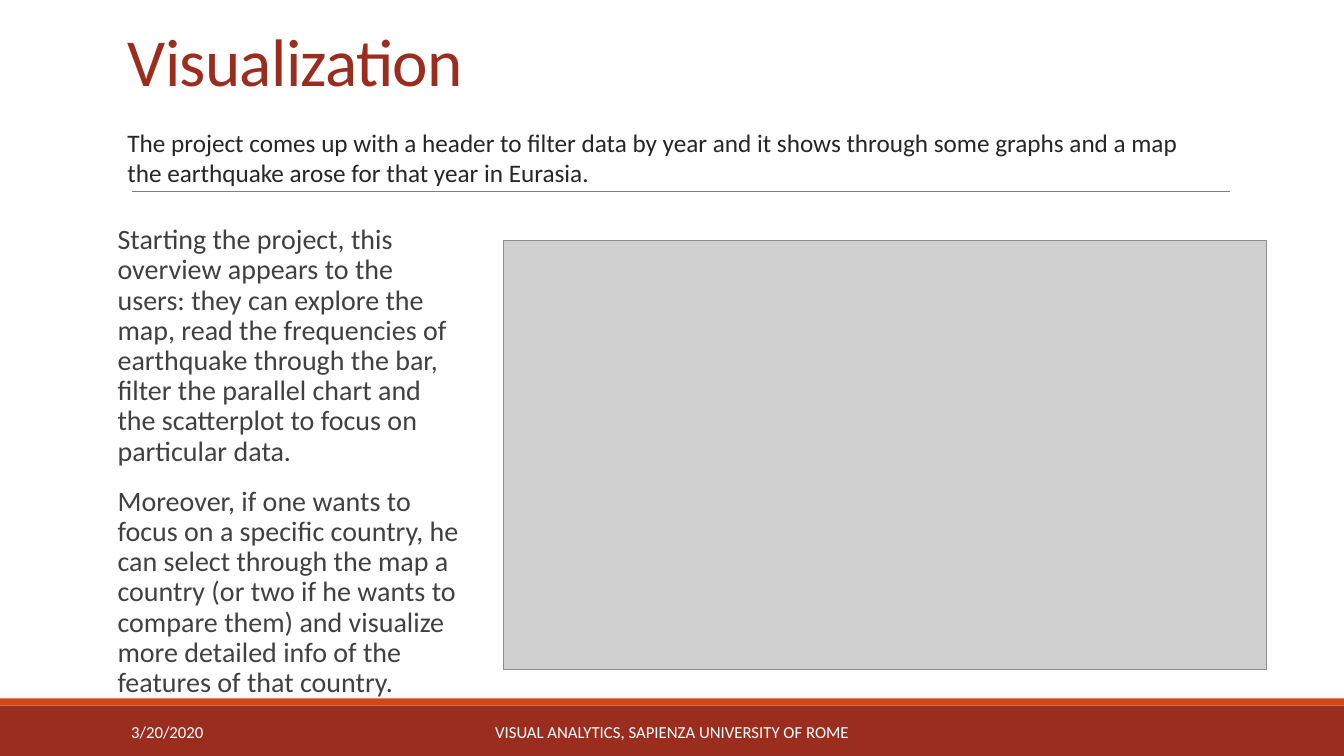
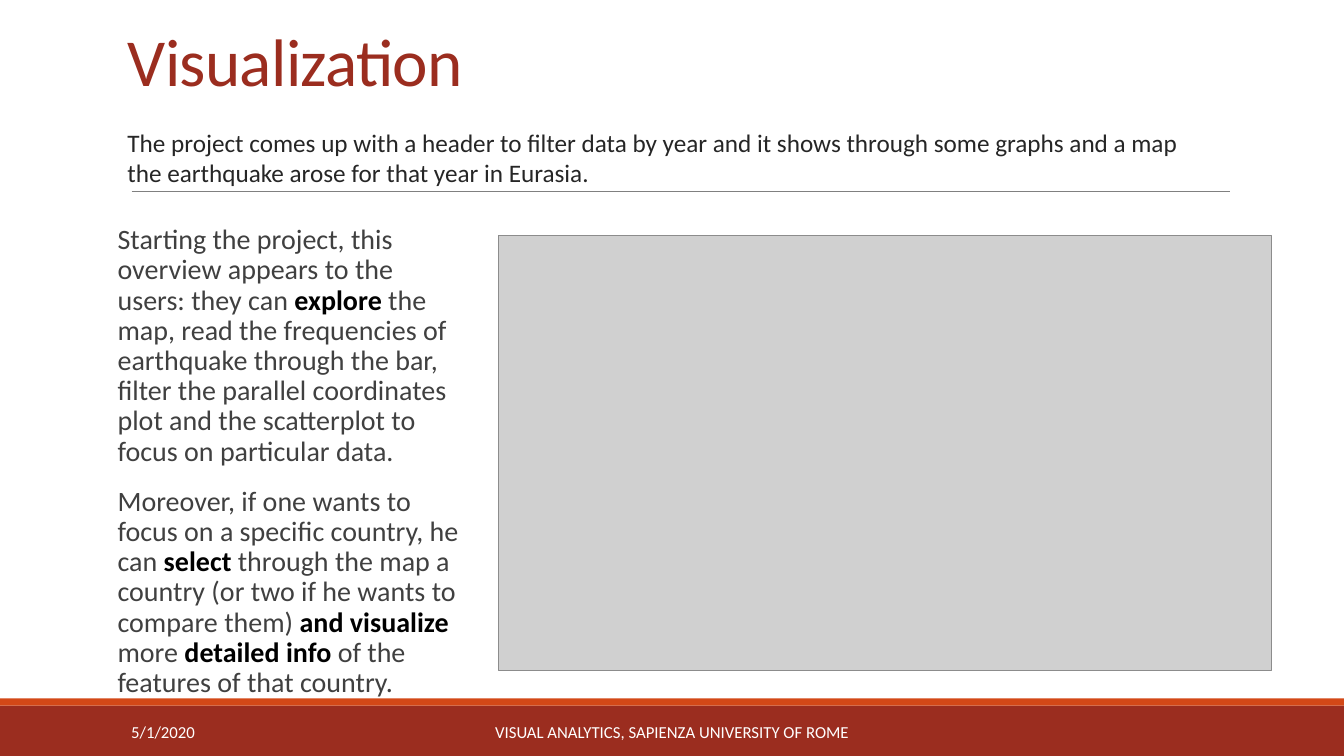
Before and after one commit to michaelcapponi/EarthquakesVA, a slide deck: slide 5 of docs/slides.pptx. Drawn at 1344x756 pixels with LibreOffice and Linux fonts; fonts in the diff are those of the drawing; grey boxes stand for pictures. Boxes give left, top, right and bottom in pixels: in the first picture for what was removed or moved away, otherwise in the second. Text is boxed around its words. In the diff, an @@ line names an element or a change of style, - is before the commit and + after.

```diff
--- a/docs/slides.pptx
+++ b/docs/slides.pptx
@@ text at [118,229,447,466]: text changed @@
-Starting the project, this overview appears to the users: they can explore the map, read the frequencies of earthquake through the bar, filter the parallel chart and the scatterplot to focus on particular data.
+Starting the project, this overview appears to the users: they can explore the map, read the frequencies of earthquake through the bar, filter the parallel coordinates plot and the scatterplot to focus on particular data.
@@ picture: place and size @@
-picture at [503,240,1266,669]
+picture at [498,236,1271,670]
@@ text at [118,491,459,699]: text colour #404040 to #000000, bold on in "select and visualize detailed info" @@
@@ text at [131,726,195,739]: text changed @@
-3/20/2020
+5/1/2020
```
Also in this commit, not shown: 9 other slides changed, 20 other files.
